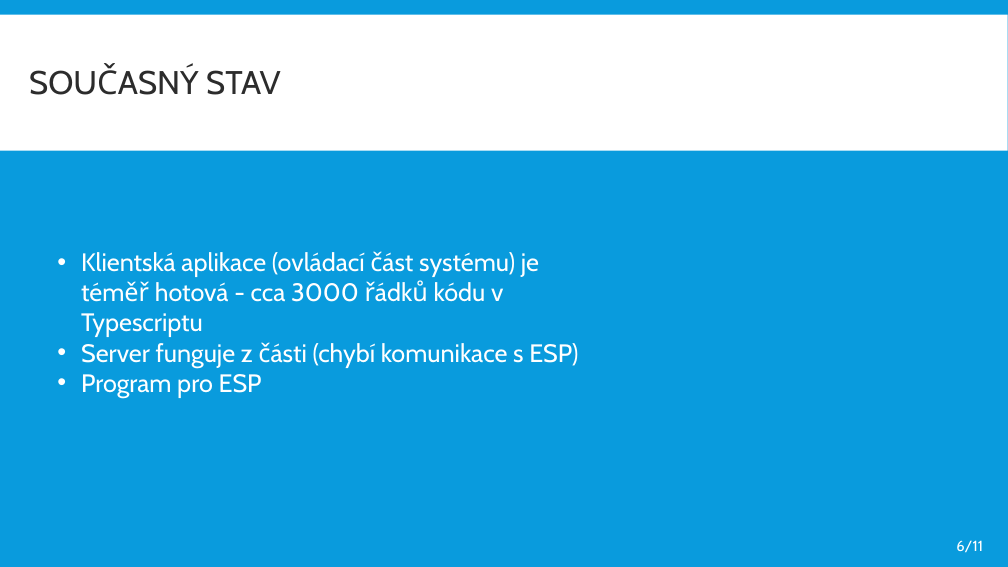
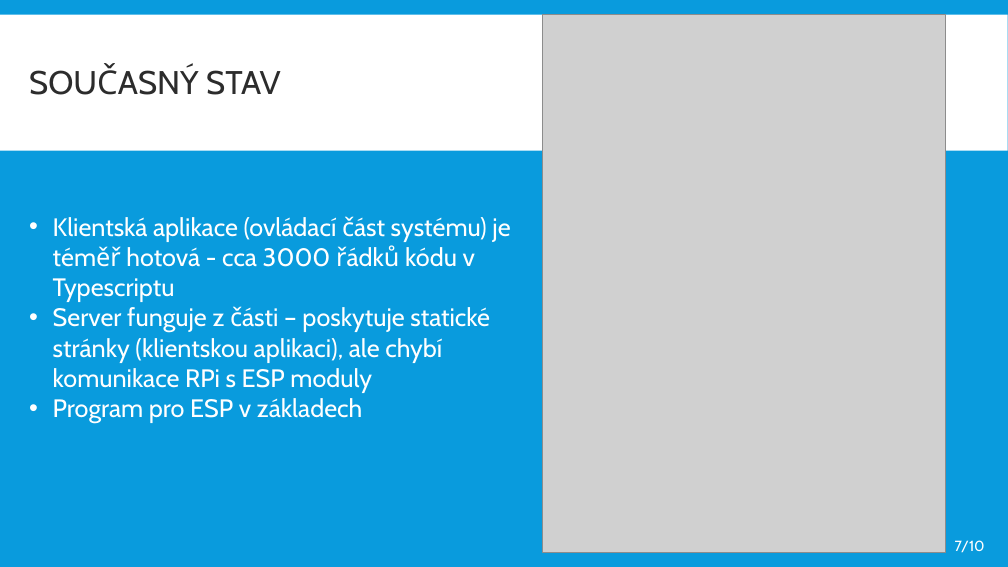
Before and after one commit to dinoq/RPi-Smart-Home, a slide deck: slide 7 of BP/Obhajoba BP/2021/ITT prezentace.pptx. Drawn at 1008x567 pixels with LibreOffice and Linux fonts; fonts in the diff are those of the drawing; grey boxes stand for pictures. Boxes give left, top, right and bottom in pixels: in the first picture for what was removed or moved away, otherwise in the second. Text is boxed around its words. In the diff, an @@ line names an element or a change of style, - is before the commit and + after.

```diff
--- a/BP/Obhajoba BP/2021/ITT prezentace.pptx
+++ b/BP/Obhajoba BP/2021/ITT prezentace.pptx
@@ picture added at [543,14,946,552] @@
@@ text "Klientská aplikace (ovládací část systému) ...": place and size @@
-text "Klientská aplikace (ovládací část systému) ..." at [81,252,578,398]
+text "Klientská aplikace (ovládací část systému) ..." at [53,217,510,423]
@@ text at [53,307,490,423]: text changed @@
-• Server funguje z části (chybí komunikace s ESP)
-• Program pro ESP
+• Server funguje z části – poskytuje statické stránky (klientskou aplikaci), ale chybí komunikace RPi s ESP moduly
+• Program pro ESP v základech
@@ text at [955,540,985,553]: text changed @@
-6/11
+7/10
```
Also in this commit, not shown: 9 other slides changed, 2 other files.
